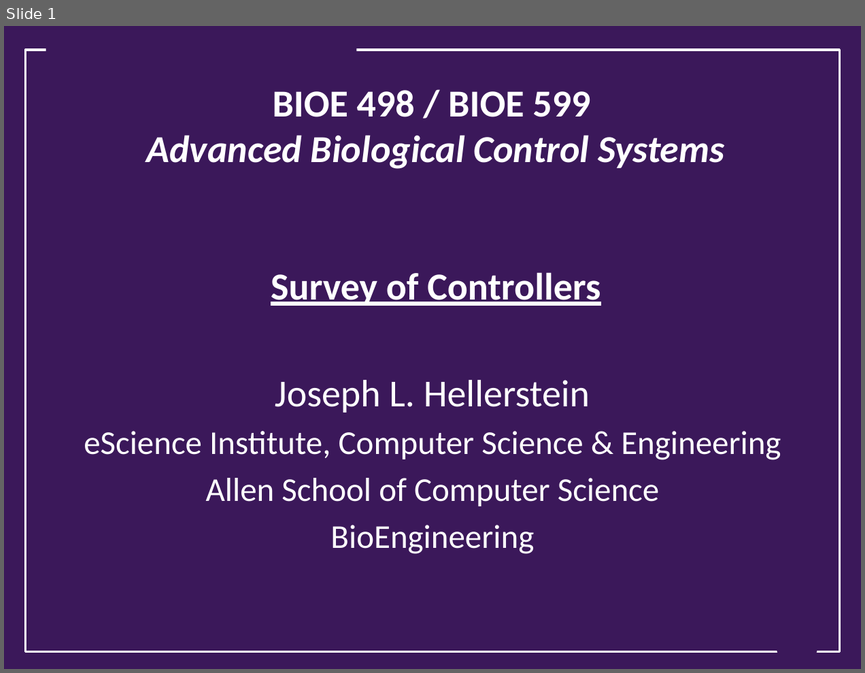
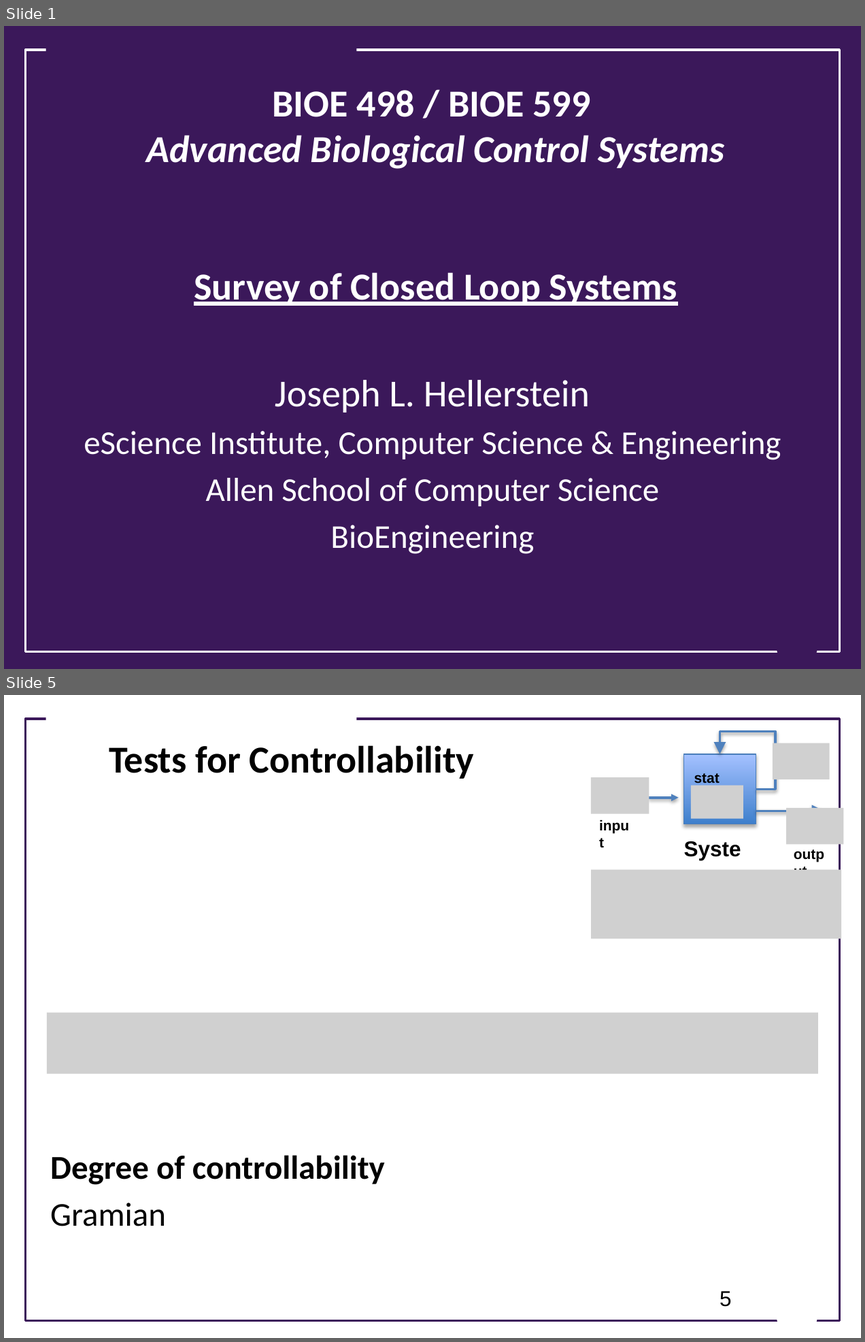
Before and after one commit to joseph-hellerstein/advanced-controls-lectures, a slide deck: Lecture_26-Survey-Of-Closed-Loop-Systems/Survey-Of-Closed-Loop-Systems.pptx. Shown one above the other, each under a label of ours: slide 1 before the commit, slides 1 and 5 after it; the slides between them are not shown. The pictures are 865x673 and 865x1342 pixels, drawn with LibreOffice and Linux fonts; fonts in the diff are those of the drawing; grey boxes stand for pictures; background and template pictures are left out. Boxes give left, top, right and bottom in pixels: in the first picture for what was removed or moved away, otherwise in the second. Text is boxed around its words. In the diff, an @@ line names an element or a change of style, - is before the commit and + after.

```diff
--- a/Lecture_26-Survey-Of-Closed-Loop-Systems/Survey-Of-Closed-Loop-Systems.pptx
+++ b/Lecture_26-Survey-Of-Closed-Loop-Systems/Survey-Of-Closed-Loop-Systems.pptx
@@ slide 5 added at [4, 695, 861, 1338], background #FFFFFF @@
@@ rectangle added at [46, 709, 356, 730], fill #FFFFFF @@
@@ rectangle added at [26, 719, 839, 1321], outline #3B185A 1.75 pt @@
@@ title added at [109, 745, 474, 779], 32 pt, text #000000, bold @@
+Tests for Controllability
@@ group added at [591, 732, 844, 868]: 4 pictures, 4 texts, 2 arrows, 1 rectangle, 1 elbow arrow @@
+input
+output
+System
+state
@@ picture added at [591, 870, 841, 939] @@
@@ picture added at [47, 1012, 818, 1074] @@
@@ text added at [50, 1155, 385, 1226], 28 pt, text #000000, bold @@
+Degree of controllability
+Gramian
@@ page number added at [719, 1291, 732, 1306], 18 pt, text #000000 @@
+5
@@ trapezoid added at [769, 1289, 824, 1327], fill #FFFFFF @@
@@ slide 1 changed as well @@
@@ title at [147, 90, 724, 305]: text changed @@
-BIOE 498 / BIOE 599
-Advanced Biological Control Systems
-Survey of Controllers
+BIOE 498 / BIOE 599
+Advanced Biological Control Systems
+Survey of Closed Loop Systems
```
Also in this commit, not shown: 1 other slide changed, 9 other slides added.
